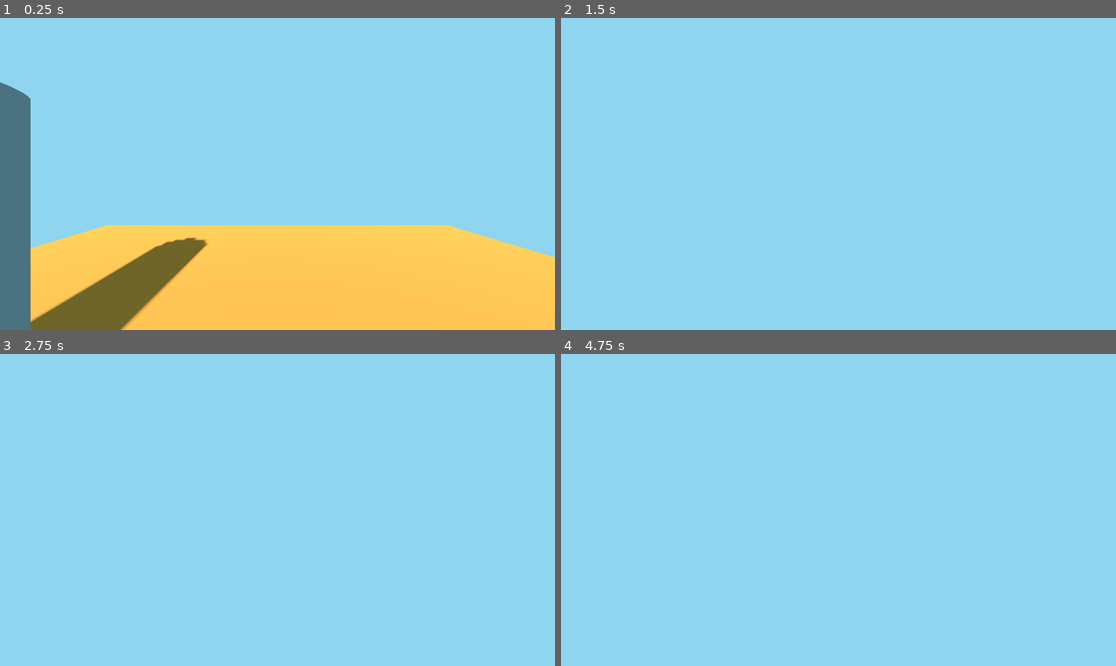
Above: before the commit, frames 1-4 (two rows, left to right).
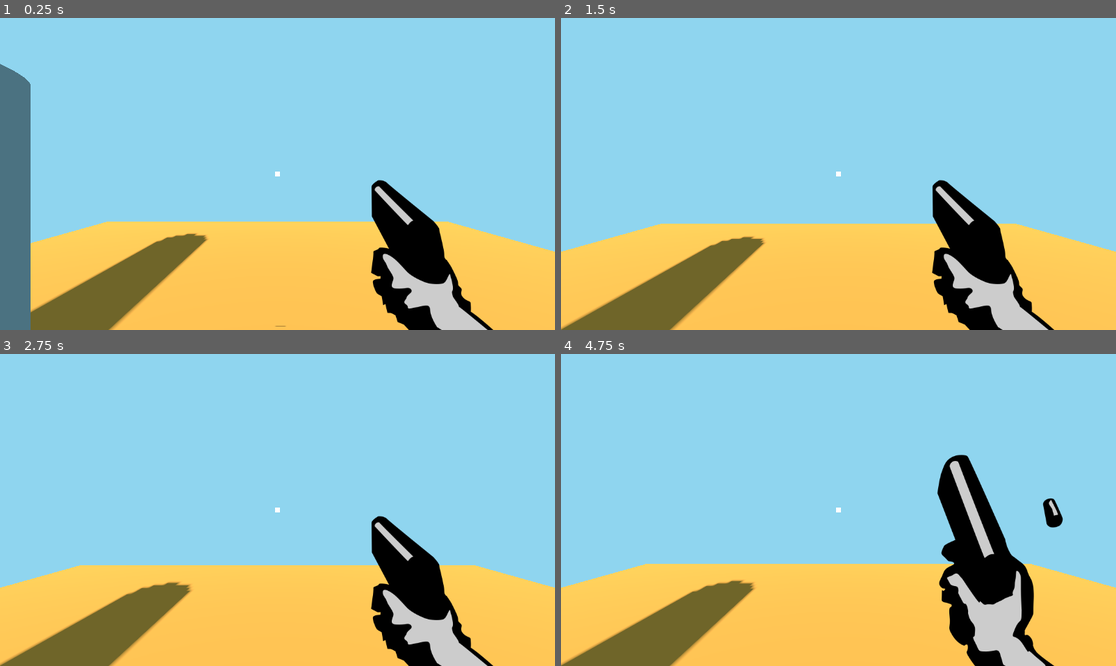
Above: after the commit, the same moments.

Repository: madsilvax/Nona
Game: Godot game, scene res://scenes/mundo.tscn
Two runs of this game, one before a commit and one after it. Both use one fixed random seed, a clock stepped at 60 frames per second and the inputs below. Before the commit the project has no main scene; this scene is started directly in both runs.
Inputs (mouse positions are in pixels of both pictures, inside the frame that each line leads up to):
- Up to frame 1 (0.25 s): no input
- Up to frame 2 (1.5 s): tap Enter at 0.5 s; move the mouse to (866, 174) at 0.52 s; hold W (move_frente) from 0.53 s (still down); click (866, 174) at 0.6 s; tap R (reiniciar, bound only after the commit) at 0.8, 1.35 s; move the mouse to (810, 174) at 1.27 s
- Up to frame 3 (2.75 s): keep holding W (move_frente); click (249, 510) at 1.55 s; move the mouse to (288, 503) at 2.02 s; click (288, 503) at 2.1 s; tap R (reiniciar, bound only after the commit) at 2.3 s
- Up to frame 4 (4.75 s): keep holding W (move_frente); move the mouse to (832, 516) at 2.77 s; tap R (reiniciar, bound only after the commit) at 2.85, 3.8, 4.35 s; click (832, 516) at 3.05 s; move the mouse to (877, 513) at 3.52 s; click (877, 513) at 3.6 s; move the mouse to (794, 506) at 4.27 s; click (794, 506) at 4.55 s

The runs differ from the first frame. In frame 1, 8.4% of the frame differs, in the area x 0-100%, y 14-100%; in frame 2, 33%; in frame 3, 32%; in frame 4, 35%, in the area x 0-100%, y 32-100%.

Commit message:
added ui player

Diff:
--- a/project.godot
+++ b/project.godot
@@ -11,6 +11,7 @@
 [application]
 
 config/name="Projeto Integrado III"
+run/main_scene="res://scenes/mundo.tscn"
 config/features=PackedStringArray("4.2", "Forward Plus")
 config/icon="res://icon.svg"
 
@@ -40,3 +41,30 @@
 , Object(InputEventKey,"resource_local_to_scene":false,"resource_name":"","device":0,"window_id":0,"alt_pressed":false,"shift_pressed":false,"ctrl_pressed":false,"meta_pressed":false,"pressed":false,"keycode":0,"physical_keycode":4194321,"key_label":0,"unicode":0,"echo":false,"script":null)
 ]
 }
+arremessar={
+"deadzone": 0.5,
+"events": [Object(InputEventMouseButton,"resource_local_to_scene":false,"resource_name":"","device":-1,"window_id":0,"alt_pressed":false,"shift_pressed":false,"ctrl_pressed":false,"meta_pressed":false,"button_mask":0,"position":Vector2(0, 0),"global_position":Vector2(0, 0),"factor":1.0,"button_index":1,"canceled":false,"pressed":false,"double_click":false,"script":null)
+]
+}
+menu={
+"deadzone": 0.5,
+"events": [Object(InputEventKey,"resource_local_to_scene":false,"resource_name":"","device":0,"window_id":0,"alt_pressed":false,"shift_pressed":false,"ctrl_pressed":false,"meta_pressed":false,"pressed":false,"keycode":0,"physical_keycode":4194305,"key_label":0,"unicode":0,"echo":false,"script":null)
+]
+}
+reiniciar={
+"deadzone": 0.5,
+"events": [Object(InputEventKey,"resource_local_to_scene":false,"resource_name":"","device":-1,"window_id":0,"alt_pressed":false,"shift_pressed":false,"ctrl_pressed":false,"meta_pressed":false,"pressed":false,"keycode":0,"physical_keycode":82,"key_label":0,"unicode":114,"echo":false,"script":null)
+]
+}
+sair={
+"deadzone": 0.5,
+"events": [Object(InputEventKey,"resource_local_to_scene":false,"resource_name":"","device":0,"window_id":0,"alt_pressed":false,"shift_pressed":false,"ctrl_pressed":false,"meta_pressed":false,"pressed":false,"keycode":0,"physical_keycode":75,"key_label":0,"unicode":0,"echo":false,"script":null)
+]
+}
+
+[layer_names]
+
+3d_physics/layer_1="jogador"
+3d_physics/layer_2="gato"
+3d_physics/layer_3="coletavel"
+3d_physics/layer_4="interativo"
--- a/scenes/gatos.tscn
+++ b/scenes/gatos.tscn
@@ -1,7 +1,22 @@
-[gd_scene load_steps=6 format=3 uid="uid://dnblctmdegat2"]
+[gd_scene load_steps=7 format=3 uid="uid://dnblctmdegat2"]
 
 [ext_resource type="Texture2D" uid="uid://2fdym0b0omh5" path="res://assets/sprite monstro.png" id="1_nyvxt"]
 [ext_resource type="Script" path="res://scripts/gatos.gd" id="2_ur2t3"]
+
+[sub_resource type="Animation" id="Animation_yjvnk"]
+length = 0.001
+tracks/0/type = "value"
+tracks/0/imported = false
+tracks/0/enabled = true
+tracks/0/path = NodePath(".:anim_col")
+tracks/0/interp = 1
+tracks/0/loop_wrap = true
+tracks/0/keys = {
+"times": PackedFloat32Array(0),
+"transitions": PackedFloat32Array(1),
+"update": 1,
+"values": [0]
+}
 
 [sub_resource type="Animation" id="Animation_awro8"]
 resource_name = "caminhar"
@@ -21,28 +36,18 @@
 "values": [0, 1, 2, 3]
 }
 
-[sub_resource type="Animation" id="Animation_yjvnk"]
-length = 0.001
-tracks/0/type = "value"
-tracks/0/imported = false
-tracks/0/enabled = true
-tracks/0/path = NodePath(".:anim_col")
-tracks/0/interp = 1
-tracks/0/loop_wrap = true
-tracks/0/keys = {
-"times": PackedFloat32Array(0),
-"transitions": PackedFloat32Array(1),
-"update": 1,
-"values": [0]
-}
-
 [sub_resource type="AnimationLibrary" id="AnimationLibrary_unt86"]
 _data = {
 "RESET": SubResource("Animation_yjvnk"),
 "caminhar": SubResource("Animation_awro8")
 }
 
+[sub_resource type="CapsuleShape3D" id="CapsuleShape3D_wwrww"]
+radius = 0.15
+height = 0.5
+
 [node name="Gatos" type="Sprite3D" groups=["Gatos"]]
+transform = Transform3D(1, 0, 0, 0, 1, 0, 0, 0, 1, 0, 0.32, 0)
 billboard = 2
 texture = ExtResource("1_nyvxt")
 hframes = 4
@@ -54,3 +59,6 @@
 "": SubResource("AnimationLibrary_unt86")
 }
 autoplay = "caminhar"
+
+[node name="CollisionShape3D" type="CollisionShape3D" parent="."]
+shape = SubResource("CapsuleShape3D_wwrww")
--- a/scenes/jogador.tscn
+++ b/scenes/jogador.tscn
@@ -1,15 +1,173 @@
-[gd_scene load_steps=3 format=3 uid="uid://dvb0texx0hvra"]
+[gd_scene load_steps=11 format=3 uid="uid://dvb0texx0hvra"]
 
 [ext_resource type="Script" path="res://scripts/jogador.gd" id="1_nj6ir"]
+[ext_resource type="Texture2D" uid="uid://dl7w3wm0uig20" path="res://assets/UI jogador/gun_sprites.png" id="2_xnqla"]
+[ext_resource type="AudioStream" uid="uid://dltkq7btx2bx1" path="res://assets/revolver_shot1.wav" id="3_nhvua"]
 
 [sub_resource type="CapsuleShape3D" id="CapsuleShape3D_i1m5g"]
+height = 1.6
+
+[sub_resource type="AtlasTexture" id="AtlasTexture_ixea1"]
+atlas = ExtResource("2_xnqla")
+region = Rect2(512, 0, 512, 512)
+
+[sub_resource type="AtlasTexture" id="AtlasTexture_07nfm"]
+atlas = ExtResource("2_xnqla")
+region = Rect2(1024, 0, 512, 512)
+
+[sub_resource type="AtlasTexture" id="AtlasTexture_kskar"]
+atlas = ExtResource("2_xnqla")
+region = Rect2(1536, 0, 512, 512)
+
+[sub_resource type="AtlasTexture" id="AtlasTexture_ktrmg"]
+atlas = ExtResource("2_xnqla")
+region = Rect2(0, 0, 512, 512)
+
+[sub_resource type="AtlasTexture" id="AtlasTexture_otax2"]
+atlas = ExtResource("2_xnqla")
+region = Rect2(0, 0, 512, 512)
+
+[sub_resource type="SpriteFrames" id="SpriteFrames_2xfnw"]
+animations = [{
+"frames": [{
+"duration": 1.0,
+"texture": SubResource("AtlasTexture_ixea1")
+}, {
+"duration": 1.0,
+"texture": SubResource("AtlasTexture_07nfm")
+}, {
+"duration": 1.0,
+"texture": SubResource("AtlasTexture_kskar")
+}, {
+"duration": 1.0,
+"texture": SubResource("AtlasTexture_ktrmg")
+}],
+"loop": false,
+"name": &"arremessar",
+"speed": 10.0
+}, {
+"frames": [{
+"duration": 1.0,
+"texture": SubResource("AtlasTexture_otax2")
+}],
+"loop": false,
+"name": &"ocioso",
+"speed": 5.0
+}]
 
 [node name="Jogador" type="CharacterBody3D" groups=["Jogador"]]
+collision_mask = 14
 script = ExtResource("1_nj6ir")
 
 [node name="CollisionShape3D" type="CollisionShape3D" parent="."]
-transform = Transform3D(1, 0, 0, 0, 1, 0, 0, 0, 1, 0, 1, 0)
+transform = Transform3D(1, 0, 0, 0, 1, 0, 0, 0, 1, 0, 0.8, 0)
 shape = SubResource("CapsuleShape3D_i1m5g")
 
 [node name="Camera3D" type="Camera3D" parent="."]
-transform = Transform3D(1, 0, 0, 0, 1, 0, 0, 0, 1, 0, 1.5, 0)
+transform = Transform3D(1, 0, 0, 0, 1, 0, 0, 0, 1, 0, 1.4, 0)
+
+[node name="RayCast3D" type="RayCast3D" parent="."]
+transform = Transform3D(1, 0, 0, 0, 1, 0, 0, 0, 1, 0, 1.4, 0)
+target_position = Vector3(0, 0, -1000)
+collision_mask = 14
+
+[node name="UI jogador" type="CanvasLayer" parent="."]
+
+[node name="mira" type="ColorRect" parent="UI jogador"]
+anchors_preset = 8
+anchor_left = 0.5
+anchor_top = 0.5
+anchor_right = 0.5
+anchor_bottom = 0.5
+offset_left = -5.0
+offset_top = -5.0
+offset_right = 5.0
+offset_bottom = 5.0
+grow_horizontal = 2
+grow_vertical = 2
+size_flags_horizontal = 4
+size_flags_vertical = 4
+
+[node name="Pov" type="Control" parent="UI jogador"]
+layout_mode = 3
+anchors_preset = 0
+offset_left = 644.0
+offset_top = 356.0
+offset_right = 1009.0
+offset_bottom = 647.0
+size_flags_horizontal = 4
+size_flags_vertical = 4
+
+[node name="Mao" type="AnimatedSprite2D" parent="UI jogador/Pov"]
+position = Vector2(252, 36)
+sprite_frames = SubResource("SpriteFrames_2xfnw")
+animation = &"ocioso"
+autoplay = "ocioso"
+
+[node name="Menu" type="Control" parent="UI jogador"]
+layout_mode = 3
+anchors_preset = 0
+offset_right = 40.0
+offset_bottom = 40.0
+
+[node name="Derrota" type="Control" parent="UI jogador"]
+visible = false
+layout_mode = 3
+anchors_preset = 8
+anchor_left = 0.5
+anchor_top = 0.5
+anchor_right = 0.5
+anchor_bottom = 0.5
+offset_left = -20.0
+offset_top = -20.0
+offset_right = 20.0
+offset_bottom = 20.0
+grow_horizontal = 2
+grow_vertical = 2
+
+[node name="Panel" type="Panel" parent="UI jogador/Derrota"]
+layout_mode = 1
+anchors_preset = 8
+anchor_left = 0.5
+anchor_top = 0.5
+anchor_right = 0.5
+anchor_bottom = 0.5
+offset_left = -125.0
+offset_top = -125.0
+offset_right = 125.0
+offset_bottom = 125.0
+grow_horizontal = 2
+grow_vertical = 2
+
+[node name="Label" type="Label" parent="UI jogador/Derrota/Panel"]
+layout_mode = 1
+anchors_preset = 10
+anchor_right = 1.0
+offset_top = 63.0
+offset_bottom = 86.0
+grow_horizontal = 2
+text = "PERDEU!"
+horizontal_alignment = 1
+
+[node name="Button" type="Button" parent="UI jogador/Derrota/Panel"]
+layout_mode = 1
+anchors_preset = 14
+anchor_top = 0.5
+anchor_right = 1.0
+anchor_bottom = 0.5
+offset_top = 44.0
+offset_bottom = 75.0
+grow_horizontal = 2
+grow_vertical = 2
+text = "Tentar novamente"
+
+[node name="Vitoria" type="Control" parent="UI jogador"]
+layout_mode = 3
+anchors_preset = 0
+offset_right = 40.0
+offset_bottom = 40.0
+
+[node name="Efeitos Sonoros" type="Node" parent="."]
+
+[node name="ArremessarFX" type="AudioStreamPlayer" parent="Efeitos Sonoros"]
+stream = ExtResource("3_nhvua")
--- a/scenes/mundo.tscn
+++ b/scenes/mundo.tscn
@@ -57,3 +57,4 @@
 
 [node name="Jogador" parent="." instance=ExtResource("3_xa5n1")]
 transform = Transform3D(1, 0, 0, 0, 1, 0, 0, 0, 1, 0, 0, 1)
+collision_mask = 15
--- a/scripts/jogador.gd
+++ b/scripts/jogador.gd
@@ -1,11 +1,15 @@
 extends CharacterBody3D
 
+@onready var camera_3d = $Camera3D
+@onready var raycast_3d = $RayCast3D
+@onready var mao = $"UI jogador/Pov/Mao"
+@onready var arremeessarFX = $"Efeitos Sonoros/ArremessarFX"
 
-const SPEED = 5.0
-const JUMP_VELOCITY = 4.5
+const SPEED = 2.0
 const MOUSE_SENSITIVITY = 0.2
 
-@onready var camera_3d = $Camera3D
+var pode_arremessar = true
+var derrotado = false
 
 # Get the gravity from the project settings to be synced with RigidBody nodes.
 var gravity = ProjectSettings.get_setting("physics/3d/default_gravity")
@@ -13,11 +17,25 @@
 func _ready():
 	Input.mouse_mode = Input.MOUSE_MODE_CAPTURED
 	get_tree().call_group("Gatos", "set_camera", self)
+	mao.animation_finished.connect(arremessar_fim)
+	$"UI jogador/Derrota/Panel/Button".button_up.connect(restart)
 
 func _input(event):
+	if derrotado:
+		return
 	if event is InputEventMouseMotion:
 		rotation_degrees.y -= event.relative.x * MOUSE_SENSITIVITY
 		camera_3d.rotation_degrees.x -= event.relative.y * MOUSE_SENSITIVITY
+
+func _process(delta):
+	if Input.is_action_just_pressed("arremessar"):
+		arremessar()
+	if Input.is_action_just_pressed("sair"):
+		get_tree().quit()
+	if Input.is_action_just_pressed("reiniciar"):
+		restart()
+	if derrotado:
+		return
 
 func _physics_process(delta):
 	# Add the gravity.
@@ -36,3 +54,23 @@
 		velocity.z = move_toward(velocity.z, 0, SPEED)
 
 	move_and_slide()
+
+func restart():
+	get_tree().reload_current_scene()
+
+func arremessar():
+	if !pode_arremessar:
+		return
+	pode_arremessar = false
+	mao.play("arremessar")
+	arremeessarFX.play()
+	if raycast_3d.is_colliding() and raycast_3d.get_collider().has_method("distrair"):
+		raycast_3d.get_collider().distrair()
+
+func arremessar_fim():
+	pode_arremessar = true
+
+func distrair():
+	derrotado = true
+	$"UI jogador/Derrota".show()
+	Input.mouse_mode = Input.MOUSE_MODE_VISIBLE
Binary file added: assets/UI jogador/gun_sprites.png
Not shown, added: assets/UI jogador/gun_sprites.png.import
Not shown, added: assets/UI jogador/monster_die.wav.import
Binary file added: assets/UI jogador/monster_sprites.png
Not shown, added: assets/UI jogador/monster_sprites.png.import
Not shown, added: assets/UI jogador/revolver_shot1.wav.import
Not shown, added: assets/monster_die.wav.import
Not shown, added: assets/revolver_shot1.wav.import
Not shown, added: assets/UI jogador/monster_die.wav
Not shown, added: assets/UI jogador/revolver_shot1.wav
Not shown, added: assets/monster_die.wav
Not shown, added: assets/revolver_shot1.wav
